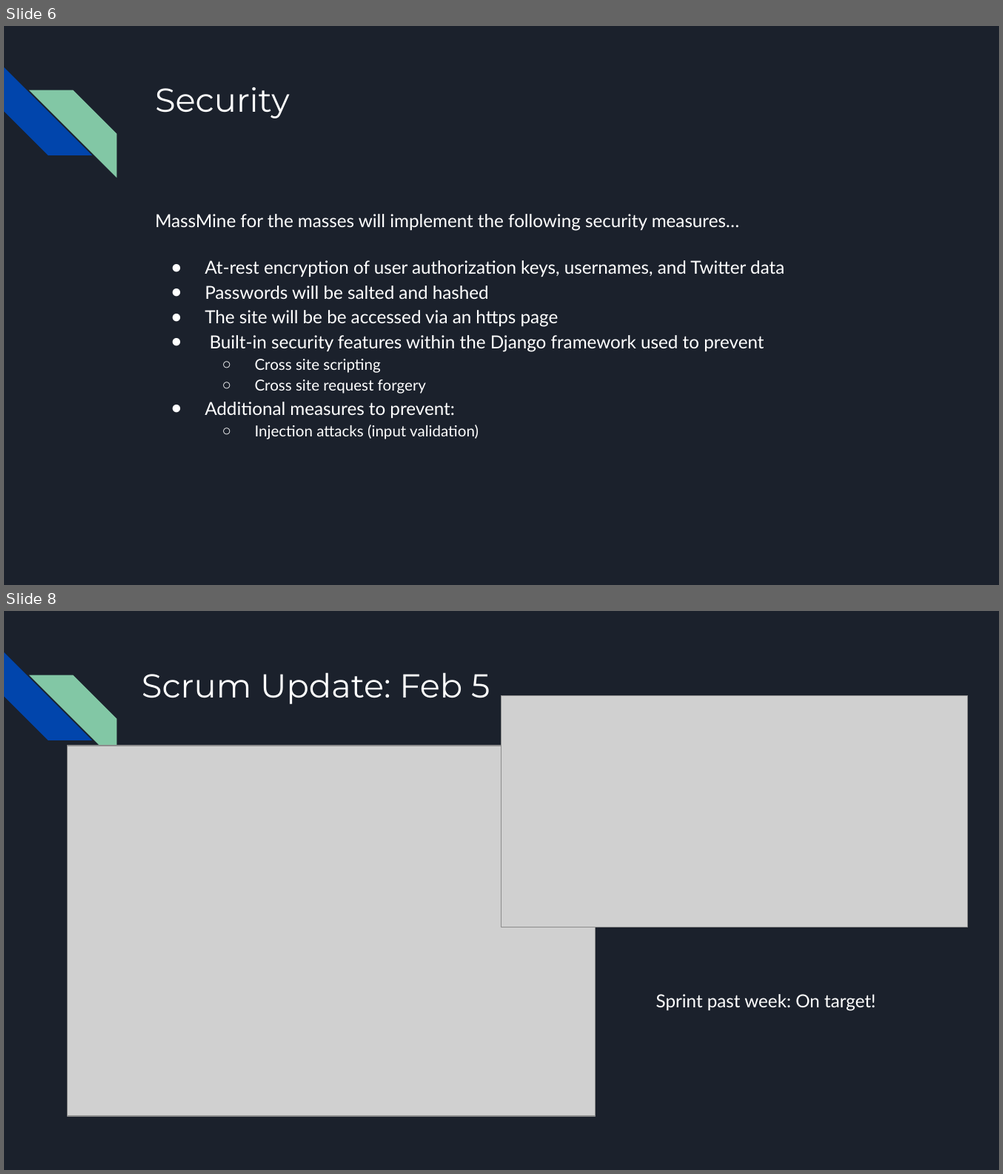
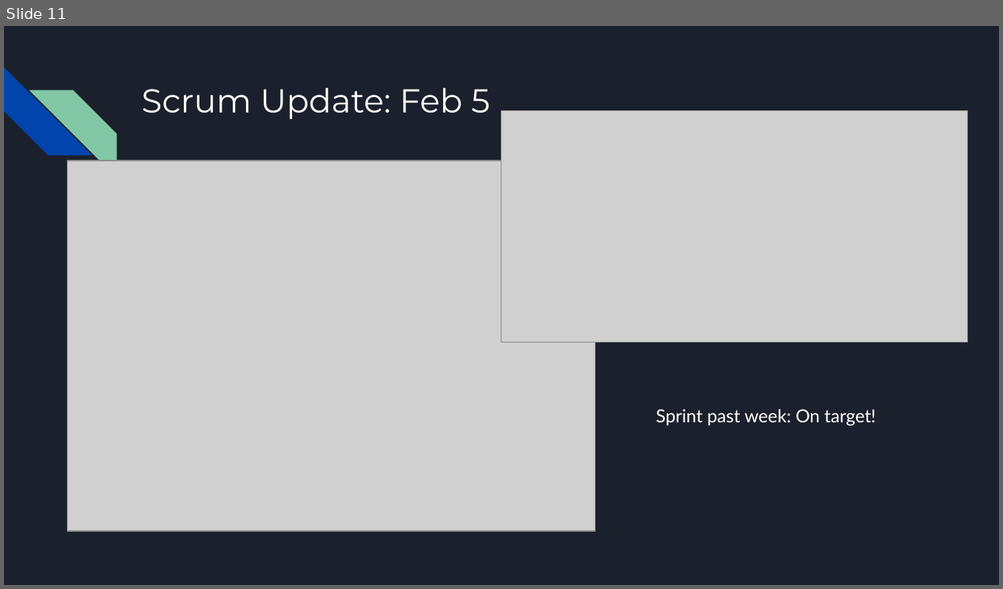
Before and after one commit to JoshCMoore/Massmine-for-the-Masses, a slide deck: documentation/slides/PresentationFeb7.pptx. Shown one above the other, each under a label of ours: slides 6 and 8 before the commit, slide 11 after it; the slides between them are not shown. The pictures are 1003x1174 and 1003x589 pixels, drawn with LibreOffice and Linux fonts; fonts in the diff are those of the drawing; grey boxes stand for pictures. Boxes give left, top, right and bottom in pixels: in the first picture for what was removed or moved away, otherwise in the second. Text is boxed around its words. In the diff, an @@ line names an element or a change of style, - is before the commit and + after.

```diff
--- a/documentation/slides/PresentationFeb7.pptx
+++ b/documentation/slides/PresentationFeb7.pptx
@@ slide 6 removed at box(4, 26, 999, 585), background #1B212C; not listed: 2 template elements that a slide beside it also shows @@
@@ title removed at box(155, 87, 290, 118) @@
-Security
@@ text removed at box(155, 214, 784, 440) @@
-MassMine for the masses will implement the following security measures…
-● At-rest encryption of user authorization keys, usernames, and Twitter data
-● Passwords will be salted and hashed
-● The site will be be accessed via an https page
-● Built-in security features within the Django framework used to prevent
-  ○ Cross site scripting
-  ○ Cross site request forgery
-● Additional measures to prevent:
-  ○ Injection attacks (input validation)
@@ what was slide 8 is now slide 11 @@
```
Also in this commit, not shown: 2 slides changed, 5 slides added, 1 other slide removed.
